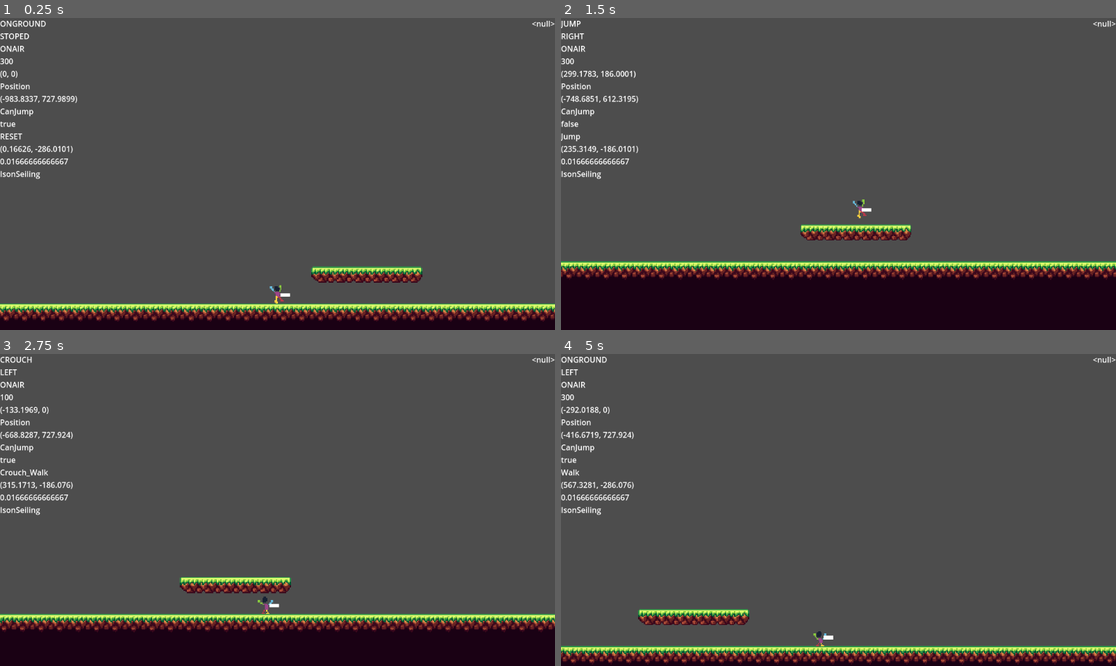
Above: before the commit, frames 1-4 (two rows, left to right).
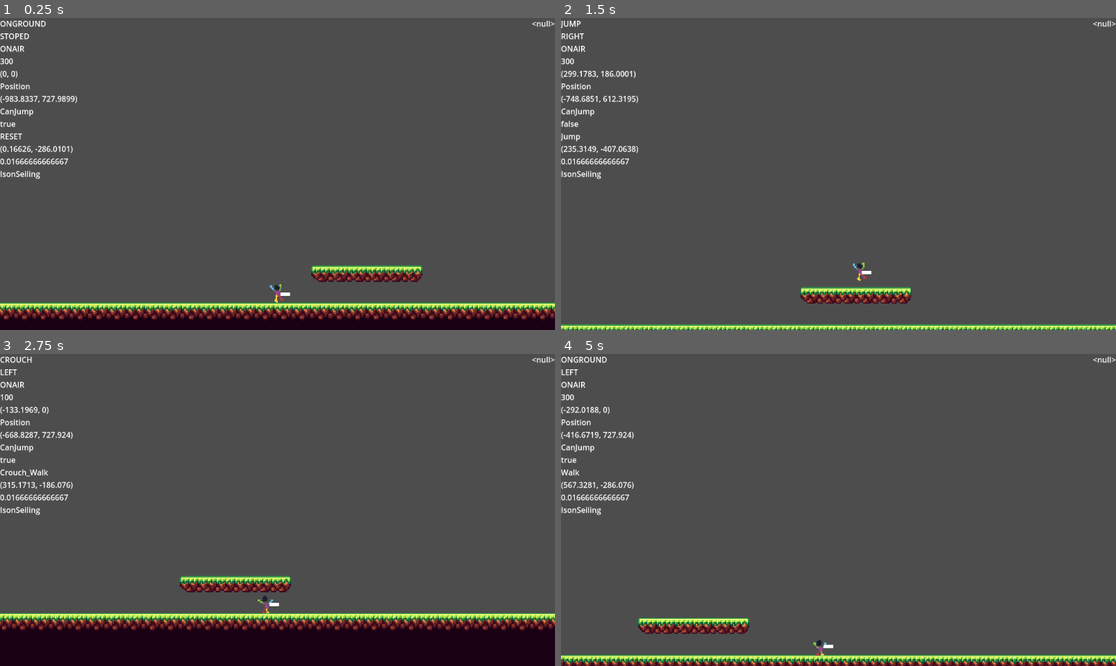
Above: after the commit, the same moments.

Repository: Shidoengie/unnamed-soldiertf2-game
Game: Godot game, scene res://Levels/TEST.tscn
Two runs of this game, one before a commit and one after it. Both use one fixed random seed, a clock stepped at 60 frames per second and the inputs below.
Inputs:
- Up to frame 1 (0.25 s): no input
- Up to frame 2 (1.5 s): hold S (look_down) 0.53-1.28 s; hold Right (MoveRight) from 0.53 s (still down); tap Space (Jump) at 0.77 s; tap W (look_up) at 0.8, 1.35 s
- Up to frame 3 (2.75 s): tap Space (Jump) at 1.52 s; tap S (look_down) at 1.55 s; release Right (MoveRight) at 2.03 s; hold Left (MoveLeft) from 2.03 s (still down); hold Ctrl (Crouch) from 2.03 s (still down); tap W (look_up) at 2.3 s
- Up to frame 4 (5 s): release Left (MoveLeft) at 2.78 s; release Ctrl (Crouch) at 2.78 s; hold Right (MoveRight) 2.78-4.28 s; tap S (look_down) at 2.85, 4.35 s; tap Space (Jump) at 3.02, 3.77, 4.52 s; hold W (look_up) 3.53-4.28 s; hold Left (MoveLeft) from 4.28 s (still down)

The runs differ from the first frame. In frame 1, 4.2% of the frame differs, in the area x 0-100%, y 79-98%; in frame 2, 23%, in the area x 0-100%, y 40-100%; in frame 3, 3.8%; in frame 4, 8.0%.

Commit message:
camera tweaks

Diff:
--- a/Scenes/Player/Player.gd
+++ b/Scenes/Player/Player.gd
@@ -30,7 +30,7 @@
 		falling = false
 	if falling:
 		camera.global_transform.origin.y = player_body.global_transform.origin.y+150
-	elif player_body.is_on_floor():
+	elif GroundStates.current != GroundStates.JUMP or (Input.is_action_just_released("look_down") or Input.is_action_just_released("look_up")):
 		camera.global_transform.origin.y = player_body.position.y+camera_offset.y
 
 
